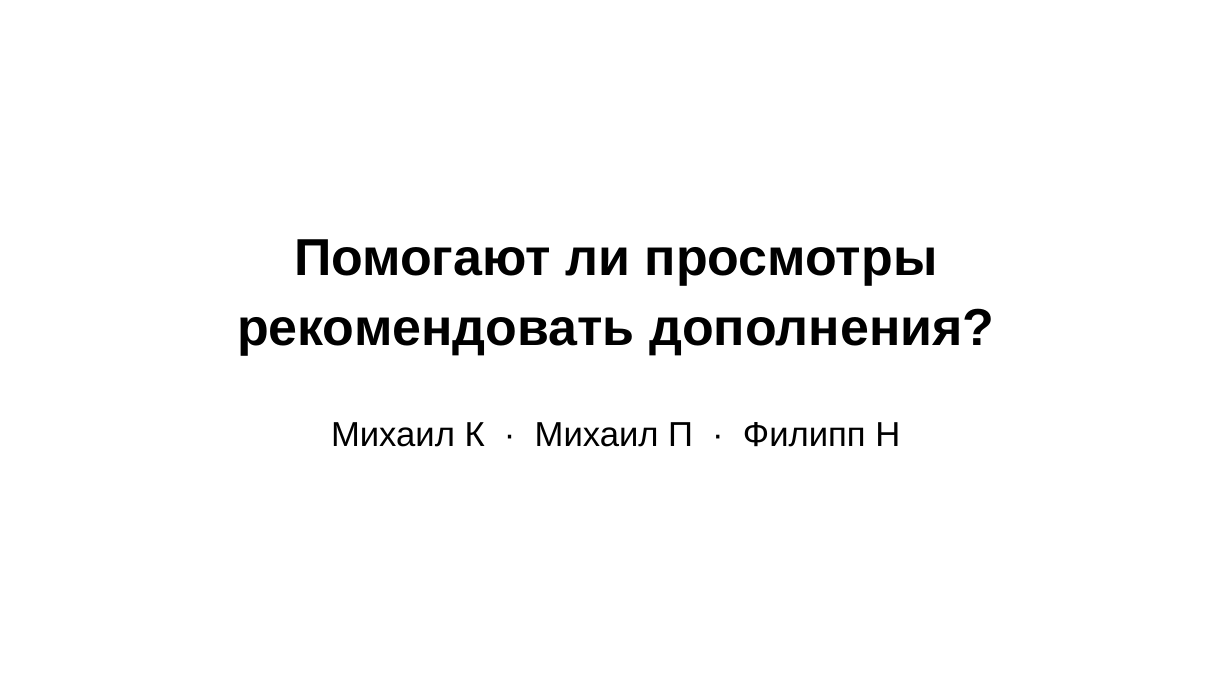
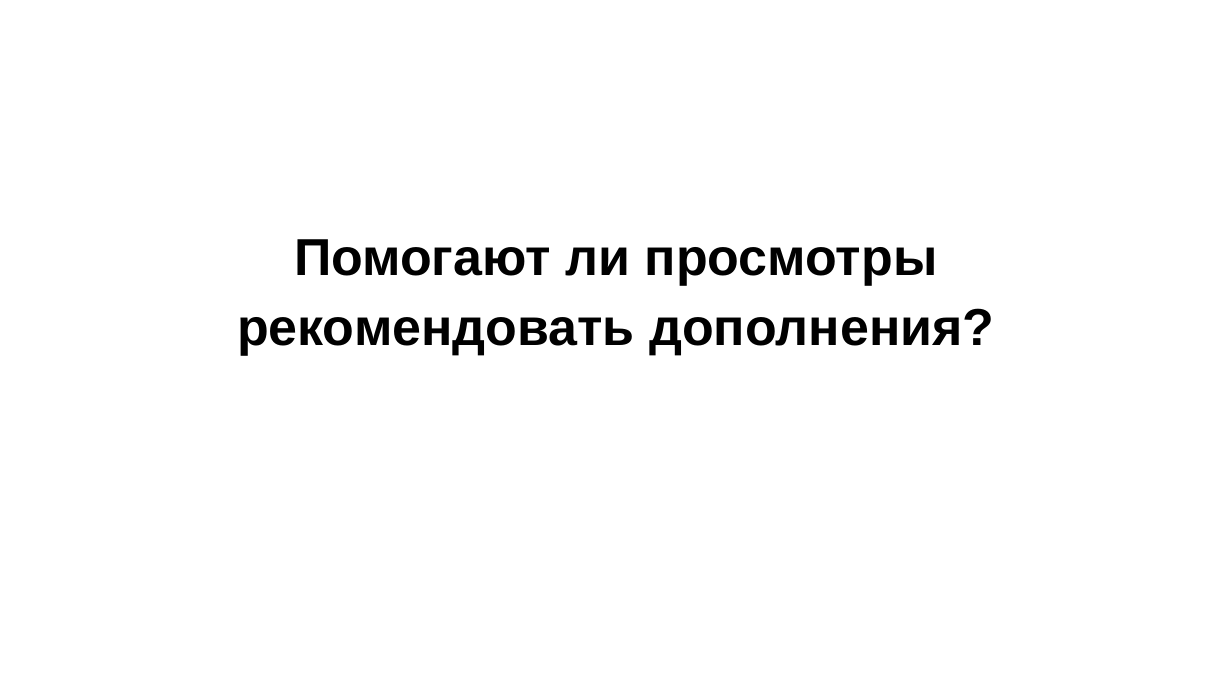
Before and after one commit to MikhailPrudnikov/complementary-recsys, a slide deck: slide 1 of docs/slides.pptx. Drawn at 1232x693 pixels with LibreOffice and Linux fonts; fonts in the diff are those of the drawing. Boxes give left, top, right and bottom in pixels: in the first picture for what was removed or moved away, otherwise in the second. Text is boxed around its words. In the diff, an @@ line names an element or a change of style, - is before the commit and + after.

```diff
--- a/docs/slides.pptx
+++ b/docs/slides.pptx
@@ text removed at bbox=[331, 422, 900, 447] @@
-Михаил К · Михаил П · Филипп Н
```
Also in this commit, not shown: 1 other slide changed, 30 other files.
